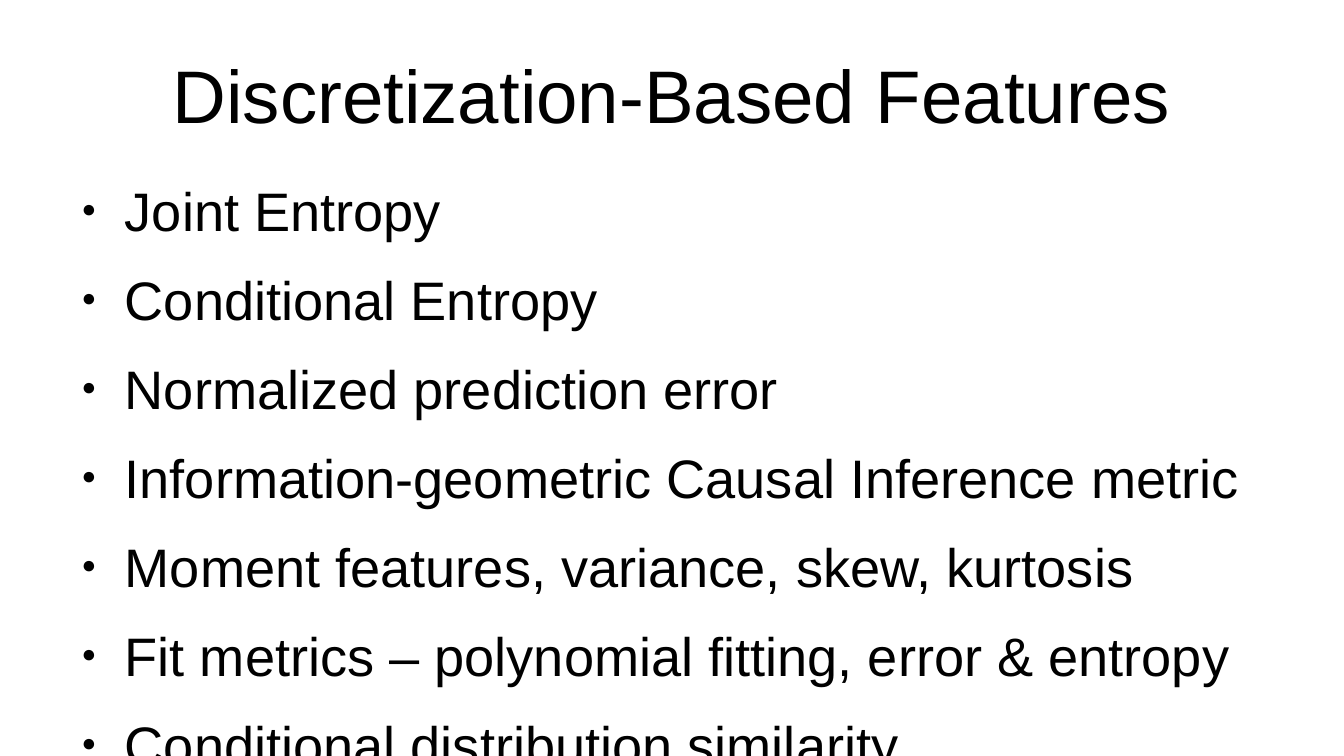
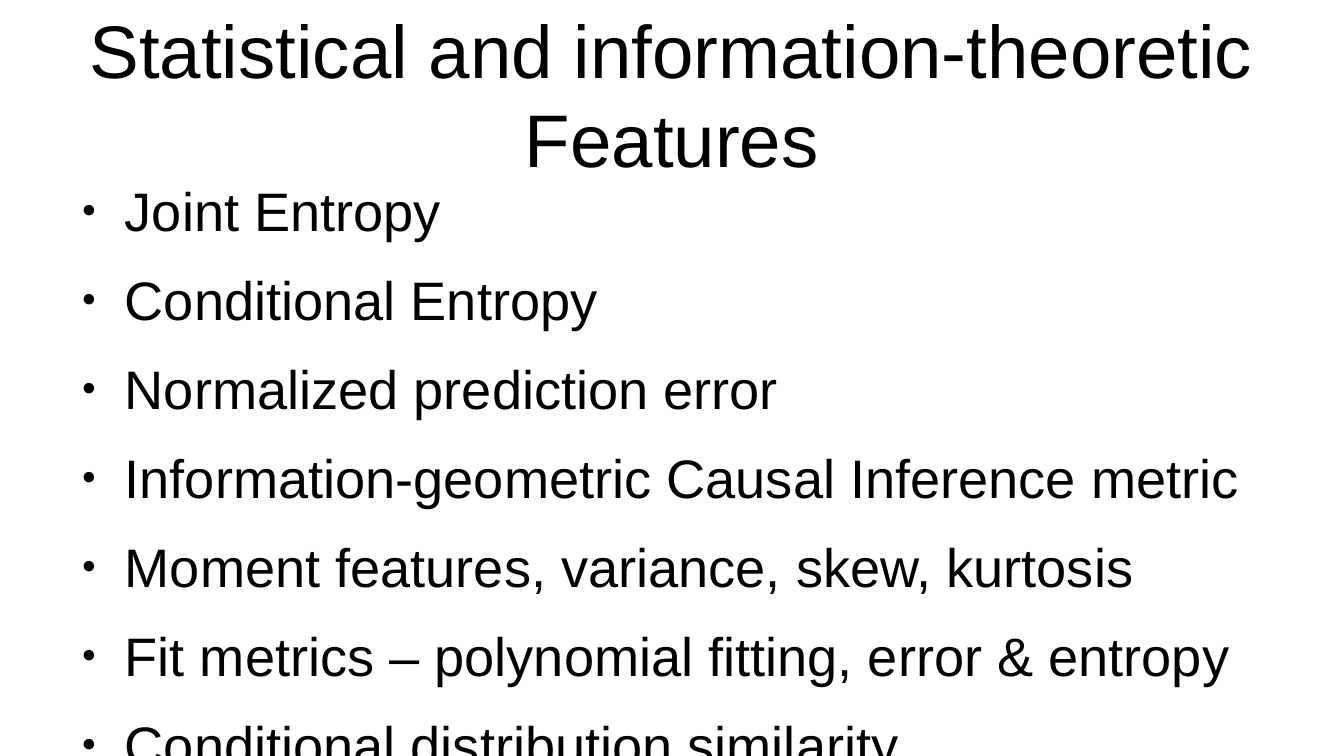
Before and after one commit to emoen/CausalityDiscoveryCrunchDAO, a slide deck: slide 27 of presentation/HIBRAIN_March_25.odp. Drawn at 1344x756 pixels with LibreOffice and Linux fonts; fonts in the diff are those of the drawing. Boxes give left, top, right and bottom in pixels: in the first picture for what was removed or moved away, otherwise in the second. Text is boxed around its words. In the diff, an @@ line names an element or a change of style, - is before the commit and + after.

Commit message:
fix syntax

```diff
--- a/presentation/HIBRAIN_March_25.odp
+++ b/presentation/HIBRAIN_March_25.odp
@@ title at [90, 24, 1253, 168]: text changed @@
-Discretization-Based Features
+Statistical and information-theoretic Features
```
